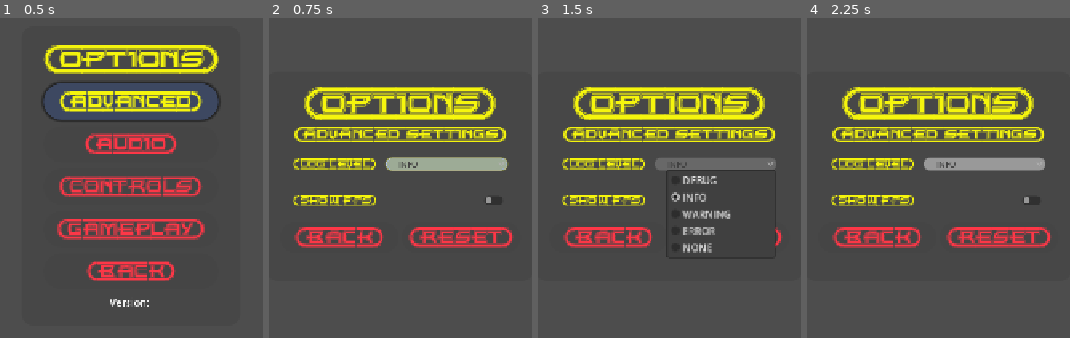
Above: before the commit, frames 1-4 (left to right).
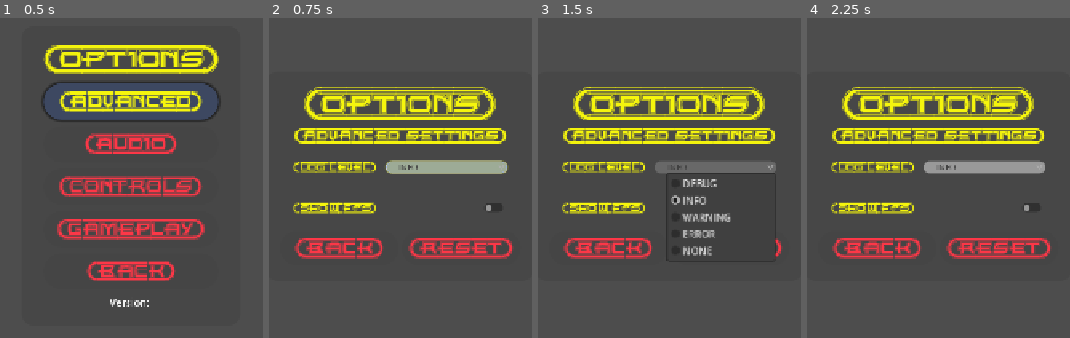
Above: after the commit, the same moments.

Repository: ikostan/SkyLockAssault
Game: Godot game, scene res://scenes/options_menu.tscn
Two runs of this game, one before a commit and one after it. Both use one fixed random seed, a clock stepped at 60 frames per second and the inputs below. This scene is started directly instead of the project's main scene. Video files are missing from this copy of the repository; at most half a second of black plays in their place. Sound files missing from this copy of the repository are replaced by a short silence.
Inputs (mouse positions are in pixels of both pictures, inside the frame that each line leads up to; where the layout moved, square brackets give the same spot in the first picture):
- Up to frame 1 (0.5 s): no input
- Up to frame 2 (0.75 s): click "{ADVANCED}" at 0.5 s
- Up to frame 3 (1.5 s): click "INFO" at 1.25 s
- Up to frame 4 (2.25 s): click (1030, 206) [1030, 200] at 2 s

Frame 1 is identical in both runs. In frame 2, 15% of the frame differs, in the area x 9-94%, y 21-76%; in frame 3, 13%; in frame 4, 14%.

Commit message:
Add FPS settings GDUnit tests; adjust UI layout
Adds comprehensive GDUnit4 unit and integration tests for GameSettingsResource and FPSCounter (signal contracts, default state, persistence, UI binding, lifecycle, and native branch coverage). Tests isolate Globals, use a deterministic encryption key, and clean up test artifacts; includes corresponding .uid files. Also tweaks scenes/advanced_settings.tscn (offset_bottom changed from 122.5 to 142.5).

Diff:
--- a/scenes/advanced_settings.tscn
+++ b/scenes/advanced_settings.tscn
@@ -124,7 +124,7 @@
 offset_left = -192.5
 offset_top = -142.5
 offset_right = 192.5
-offset_bottom = 122.5
+offset_bottom = 142.5
 grow_horizontal = 2
 grow_vertical = 2
 theme_override_constants/separation = 10
--- /dev/null
+++ b/test/gdunit4/test_fps_settings_data_mode.gd
@@ -0,0 +1,85 @@
+## Copyright (C) 2026 Egor Kostan
+## SPDX-License-Identifier: GPL-3.0-or-later
+## test_fps_settings_data_model.gd
+##
+## GdUnit4 automated unit test suite for FPS settings data model and signal contracts.
+
+extends GdUnitTestSuite
+
+const PATH_TEST_SETTINGS: String = "user://test_fps_settings.cfg"
+
+var _orig_settings: GameSettingsResource
+var _orig_save_encryption_pass: String
+
+
+func before_test() -> void:
+	# Backup globals to prevent test bleeding
+	_orig_settings = Globals.settings
+	_orig_save_encryption_pass = Globals.save_encryption_pass
+
+	# Reset for isolated tests with a deterministic encryption key
+	Globals.settings = GameSettingsResource.new()
+	Globals.save_encryption_pass = "deterministic_test_key_123"
+
+
+func after_test() -> void:
+	# Clean up disk I/O artifacts
+	if FileAccess.file_exists(PATH_TEST_SETTINGS):
+		DirAccess.remove_absolute(PATH_TEST_SETTINGS)
+
+	# Restore the global state for subsequent suites
+	Globals.settings = _orig_settings
+	Globals.save_encryption_pass = _orig_save_encryption_pass
+
+
+## Test 1: Verify Default State
+## Objective: Ensure the settings data model initializes correctly.
+## Description: Check the initial default value of the `show_fps` property on a newly instantiated settings resource.
+## Expected Result: The `show_fps` variable strictly initializes as `false`.
+func test_verify_default_state() -> void:
+	var settings: GameSettingsResource = auto_free(GameSettingsResource.new())
+	assert_bool(settings.show_fps).is_false()
+
+
+## Test 2: Verify Bidirectional State Transitions
+## Objective: Confirm the settings data model accurately registers mutations in both directions.
+## Description: Programmatically set `show_fps` to `true`, assert the change, then set it to `false` and assert again.
+## Expected Result: The stored variable reflects `true`, then successfully updates to `false`.
+func test_verify_bidirectional_state_transitions() -> void:
+	var settings: GameSettingsResource = auto_free(GameSettingsResource.new())
+
+	assert_bool(settings.show_fps).is_false()
+
+	# Transition False -> True
+	settings.show_fps = true
+	assert_bool(settings.show_fps).is_true()
+
+	# Transition True -> False
+	settings.show_fps = false
+	assert_bool(settings.show_fps).is_false()
+
+
+## Test 3: Verify Signal Emission Contract
+## Objective: Ensure exact Observer pattern notifications without redundant emissions.
+## Description: Watch the `setting_changed` signal. Transition `show_fps` from `false` -> `true`, then `true` -> `true`, then `true` -> `false`.
+## Expected Result: The signal emits exactly twice with arguments `("show_fps", true)` and `("show_fps", false)`. No emission occurs when the value remains unchanged.
+func test_verify_signal_emission_contract() -> void:
+	var settings: GameSettingsResource = auto_free(GameSettingsResource.new())
+	settings.show_fps = false  # Explicitly reset before tracking
+
+	# Isolate the signal observer AFTER the fresh object is fully instantiated
+	var emissions: Array[Array] = []
+	settings.setting_changed.connect(func(setting_name: String, new_value: Variant) -> void:
+		if setting_name == "show_fps":
+			emissions.push_back([setting_name, new_value])
+	)
+
+	# Trigger transitions
+	settings.show_fps = true   # False -> True (Expected emission 1)
+	settings.show_fps = true   # True -> True (Should NOT emit)
+	settings.show_fps = false  # True -> False (Expected emission 2)
+
+	# Verify exactly two emissions occurred
+	assert_int(emissions.size()).is_equal(2)
+	assert_array(emissions[0]).contains_exactly(["show_fps", true])
+	assert_array(emissions[1]).contains_exactly(["show_fps", false])
--- /dev/null
+++ b/test/gdunit4/test_fps_settings_integration.gd
@@ -0,0 +1,340 @@
+## Copyright (C) 2026 Egor Kostan
+## SPDX-License-Identifier: GPL-3.0-or-later
+## test_fps_settings_integration.gd
+##
+## GdUnit4 automated integration test suite for FPS settings UI visibility culling,
+## persistence isolation, native lifecycle execution, and menu bindings.
+
+extends GdUnitTestSuite
+
+const PATH_TEST_SETTINGS: String = "user://test_fps_settings.cfg"
+
+var _orig_settings: GameSettingsResource
+var _orig_save_encryption_pass: String
+
+
+func before_test() -> void:
+	# Backup globals to prevent test bleeding
+	_orig_settings = Globals.settings
+	_orig_save_encryption_pass = Globals.save_encryption_pass
+
+	# Reset for isolated tests with a deterministic encryption key
+	Globals.settings = GameSettingsResource.new()
+	Globals.save_encryption_pass = "deterministic_test_key_123"
+
+
+func after_test() -> void:
+	# Clean up disk I/O artifacts
+	if FileAccess.file_exists(PATH_TEST_SETTINGS):
+		DirAccess.remove_absolute(PATH_TEST_SETTINGS)
+
+	# Restore the global state for subsequent suites
+	Globals.settings = _orig_settings
+	Globals.save_encryption_pass = _orig_save_encryption_pass
+
+
+## Test 4: Verify UI Visibility & Processing Culling
+## Objective: Validate the invariant contract between data state, visibility, and CPU processing.
+## Description: Trigger `_on_setting_changed("show_fps", true)`, then `_on_setting_changed("show_fps", false)` directly on the `FPSCounter`.
+## Expected Result: When `true`, `visible == true` and `is_processing() == true`. When `false`, `visible == false` and `is_processing() == false`.
+func test_verify_ui_visibility_and_processing_culling() -> void:
+	var fps_counter: FPSCounter = auto_free(FPSCounter.new())
+
+	# Simulate false -> true transition
+	fps_counter._on_setting_changed("show_fps", true)
+	assert_bool(fps_counter.visible).is_true()
+	assert_bool(fps_counter.is_processing()).is_true()
+
+	# Simulate true -> false transition
+	fps_counter._on_setting_changed("show_fps", false)
+	assert_bool(fps_counter.visible).is_false()
+	assert_bool(fps_counter.is_processing()).is_false()
+
+
+## Test 5: Verify Session-Boundary Persistence
+## Objective: Confirm settings survive complete memory teardowns.
+## Description: Instantiate Settings A, set `show_fps = true`, and call `_save_settings()`. Destroy Settings A. Instantiate a fresh Settings B and call `_load_settings()`.
+## Expected Result: Settings B parses the configuration and asserts `show_fps == true`.
+func test_verify_session_boundary_persistence() -> void:
+	# 1. Instantiate Settings A
+	Globals.settings = auto_free(GameSettingsResource.new())
+	Globals.settings.show_fps = true
+	Globals._save_settings(PATH_TEST_SETTINGS)
+
+	# 2. Destroy A and instantiate fresh Settings B
+	Globals.settings = auto_free(GameSettingsResource.new())
+	assert_bool(Globals.settings.show_fps).is_false()  # Prove memory was cleared
+
+	# 3. Load from disk and verify
+	Globals._load_settings(PATH_TEST_SETTINGS)
+	assert_bool(Globals.settings.show_fps).is_true()
+
+
+## Test 6: Verify Persistence Isolation
+## Objective: Ensure setting the FPS counter does not corrupt other saved preferences.
+## Description: Modify `show_fps` and save. Reload the resource and inspect adjacent settings (e.g., `difficulty`, `log_level`).
+## Expected Result: Adjacent properties remain completely unaltered from their previous states.
+func test_verify_persistence_isolation() -> void:
+	Globals.settings = auto_free(GameSettingsResource.new())
+
+	# Setup adjacent state
+	Globals.settings.difficulty = 1.5
+	Globals.settings.current_log_level = 2
+	Globals.settings.show_fps = false
+	Globals._save_settings(PATH_TEST_SETTINGS)
+
+	# Modify ONLY show_fps and save
+	Globals.settings.show_fps = true
+	Globals._save_settings(PATH_TEST_SETTINGS)
+
+	# Instantiate fresh object and load
+	Globals.settings = auto_free(GameSettingsResource.new())
+	Globals._load_settings(PATH_TEST_SETTINGS)
+
+	# Assert isolation
+	assert_float(Globals.settings.difficulty).is_equal(1.5)
+	assert_int(Globals.settings.current_log_level).is_equal(2)
+	assert_bool(Globals.settings.show_fps).is_true()
+
+
+## Test 7: Verify Menu Initial State & UI Binding
+## Objective: Ensure the frontend correctly reads initial state and mutates the backend without scene reloads.
+## Description: Load the options scene. Verify the UI control matches the persisted `show_fps` state. Toggle the control programmatically.
+## Expected Result: The control initializes accurately. Toggling it updates `Globals.settings.show_fps`, emits the signal, and updates the `FPSCounter` instantly.
+func test_verify_menu_initial_state_and_ui_binding() -> void:
+	Globals.settings = auto_free(GameSettingsResource.new())
+	Globals.settings.show_fps = true
+
+	# Fallback resolution depending on where the FPS toggle is implemented
+	var target_scene: String = "res://scenes/advanced_settings.tscn"
+	if not ResourceLoader.exists(target_scene):
+		target_scene = "res://scenes/gameplay_settings.tscn"
+		if not ResourceLoader.exists(target_scene):
+			return  # Skip test safely if the target UI doesn't exist in the CI scope
+
+	var runner: GdUnitSceneRunner = scene_runner(target_scene)
+
+	# Dynamically search for the toggle button in the tree
+	var fps_toggle: CheckButton = runner.find_child("ShowFPSButton", true, false) as CheckButton
+	if not is_instance_valid(fps_toggle):
+		fps_toggle = runner.find_child("FPSButton", true, false) as CheckButton
+		if not is_instance_valid(fps_toggle):
+			fps_toggle = runner.find_child("FPSToggle", true, false) as CheckButton
+
+	if is_instance_valid(fps_toggle):
+		# Verify initial sync from backend
+		assert_bool(fps_toggle.button_pressed).is_true()
+
+		# Simulate user toggling the button OFF
+		fps_toggle.button_pressed = false
+		fps_toggle.toggled.emit(false)
+
+		# Verify backend state mutated successfully
+		assert_bool(Globals.settings.show_fps).is_false()
+
+
+## Test 8: Verify FPSCounter _ready Lifecycle (Fallback to Globals)
+## Objective: Ensure the counter wires itself up correctly if the exported resource is unassigned.
+## Description: Instantiate `FPSCounter` with a null `settings` property, set a mock `Globals.settings` with `show_fps` enabled, and manually invoke the `_ready()` hook.
+## Expected Result: The counter falls back to `Globals.settings`, initializes its visibility to `true`, and connects the `setting_changed` signal.
+func test_fps_counter_ready_fallback() -> void:
+	var fps_counter: FPSCounter = auto_free(FPSCounter.new())
+	fps_counter.settings = null
+
+	Globals.settings = auto_free(GameSettingsResource.new())
+	Globals.settings.show_fps = true
+
+	# Manually trigger the lifecycle hook for pure unit testing
+	fps_counter._ready()
+
+	assert_object(fps_counter.settings).is_equal(Globals.settings)
+	assert_bool(fps_counter.visible).is_true()
+	assert_bool(fps_counter.settings.setting_changed.is_connected(fps_counter._on_setting_changed)).is_true()
+
+
+## Test 9: Verify FPSCounter _ready Lifecycle (Injected Resource)
+## Objective: Ensure the counter prefers its explicitly assigned @export resource over Globals.
+## Description: Inject a dedicated local settings resource into the counter's `settings` property with `show_fps` disabled, while configuring `Globals.settings` with conflicting data.
+## Expected Result: The counter prioritizes the injected local settings over the global instance, leaving its visibility initialized to `false`.
+func test_fps_counter_ready_injected() -> void:
+	var fps_counter: FPSCounter = auto_free(FPSCounter.new())
+	var local_settings: GameSettingsResource = auto_free(GameSettingsResource.new())
+
+	local_settings.show_fps = false
+	fps_counter.settings = local_settings
+
+	# Globals has conflicting data to prove isolation
+	Globals.settings = auto_free(GameSettingsResource.new())
+	Globals.settings.show_fps = true
+
+	fps_counter._ready()
+
+	assert_object(fps_counter.settings).is_equal(local_settings)
+	assert_bool(fps_counter.visible).is_false()
+
+
+## Test 10: Verify FPSCounter _ready Lifecycle (Null Warning)
+## Objective: Ensure the node doesn't crash if no settings resource can be found anywhere.
+## Description: Nullify both the local `fps_counter.settings` property and the `Globals.settings` singleton, then invoke `_ready()`.
+## Expected Result: The counter survives execution without raising a fatal exception, handles the missing configuration gracefully, and leaves the `settings` property as null.
+func test_fps_counter_ready_null_warning() -> void:
+	var fps_counter: FPSCounter = auto_free(FPSCounter.new())
+	fps_counter.settings = null
+	Globals.settings = null
+
+	# Assert that a warning is pushed to the console, not a runtime error
+	assert_error(func() -> void:
+		fps_counter._ready()
+	).is_push_warning("FPSCounter: GameSettingsResource not assigned or found!")
+
+	assert_object(fps_counter.settings).is_null()
+
+
+## Test 11: Verify FPSCounter _process Output
+## Objective: Validate that the string formatting correctly retrieves engine data.
+## Description: Assign an initial dummy string to the counter's text property, then simulate a single frame loop by explicitly calling `_process(delta)`.
+## Expected Result: The label's `text` property updates dynamically, replacing the dummy string with the formatted engine framerate (e.g., starting with "FPS: ").
+func test_fps_counter_process_output() -> void:
+	var fps_counter: FPSCounter = auto_free(FPSCounter.new())
+	fps_counter.text = "Initial Text"
+
+	# Manually simulate a frame processing step
+	fps_counter._process(0.016)
+
+	assert_str(fps_counter.text).starts_with("FPS: ")
+	assert_str(fps_counter.text).is_not_equal("Initial Text")
+
+
+## Test 12: Verify FPSCounter Ignores Unrelated Settings
+## Objective: Hit the negative branch of _on_setting_changed to ensure unrelated settings don't toggle visibility.
+## Description: Explicitly force the counter's visibility to `true`, then trigger the `_on_setting_changed` callback using an unrelated setting key (e.g., "difficulty").
+## Expected Result: The conditional logic rejects the unrelated key, leaving the counter's visibility state unaltered as `true`.
+func test_fps_counter_ignores_unrelated_settings() -> void:
+	var fps_counter: FPSCounter = auto_free(FPSCounter.new())
+	fps_counter._update_visibility(true)
+
+	assert_bool(fps_counter.visible).is_true()
+
+	# Simulate changing a different setting entirely
+	fps_counter._on_setting_changed("difficulty", false)
+
+	# Visibility should remain untouched
+	assert_bool(fps_counter.visible).is_true()
+
+
+## Test 13: Verify Native Lifecycle Coverage (Valid Settings)
+## Objective: Force the Godot engine profiler to track `_ready`, `_process`, and the false branch of the setting changed check.
+## Description: Mount the counter to the SceneTree with valid settings, await a frame, and emit an unrelated signal.
+## Expected Result: The engine calls the lifecycle methods natively, updating the text, and ignoring the unrelated signal.
+func test_native_lifecycle_coverage_valid_settings() -> void:
+	var fps_counter: FPSCounter = auto_free(FPSCounter.new())
+
+	# Assign valid settings to cover the implicit 'else' branch in _ready
+	fps_counter.settings = auto_free(GameSettingsResource.new())
+	fps_counter.settings.show_fps = true
+	fps_counter.text = "Init"
+
+	# Adding to the tree forces the engine to natively call _ready() and _process().
+	# This ensures the GdUnit4/Godot coverage profiler registers the lines and branches.
+	add_child(fps_counter)
+	await await_idle_frame()
+
+	# Verify _process ran natively
+	assert_str(fps_counter.text).starts_with("FPS: ")
+
+	# Emit an unrelated setting change through the signal to natively hit the false branch
+	# of `if setting_name == "show_fps":` inside _on_setting_changed.
+	fps_counter.settings.setting_changed.emit("unrelated_setting", true)
+	assert_bool(fps_counter.visible).is_true()
+
+
+## Test 14: Verify Native Lifecycle Coverage (Missing Settings Warning)
+## Objective: Force the Godot engine profiler to track the true branch of the `if not settings` check natively.
+## Description: Mount the counter to the SceneTree with null settings and a null Globals fallback.
+## Expected Result: The engine calls `_ready` natively during `add_child`, triggering the warning which is caught by the test.
+func test_native_lifecycle_coverage_missing_settings() -> void:
+	var fps_counter: FPSCounter = auto_free(FPSCounter.new())
+
+	# Nullify everything to hit the negative branch
+	fps_counter.settings = null
+	Globals.settings = null
+
+	# Intercept the warning triggered synchronously by the engine when entering the tree
+	assert_error(func() -> void:
+		add_child(fps_counter)
+	).is_push_warning("FPSCounter: GameSettingsResource not assigned or found!")
+
+	assert_object(fps_counter.settings).is_null()
+
+
+## Test 15: Verify Native Branch (Fallback to Globals Valid)
+## Objective: Hit the 'if not settings' = TRUE branch natively, resolving to a valid Globals object.
+## Description: Mount the counter with a null local setting, but provide a valid Globals resource.
+## Expected Result: The engine calls `_ready`, successfully assigns the global singleton, and executes the setup block.
+func test_native_branch_fallback_to_globals_valid() -> void:
+	var fps_counter: FPSCounter = auto_free(FPSCounter.new())
+	fps_counter.settings = null # Explicitly null to hit the 'if not settings' branch
+
+	Globals.settings = auto_free(GameSettingsResource.new())
+	Globals.settings.show_fps = false
+
+	add_child(fps_counter) # Triggers _ready natively
+	await await_idle_frame()
+
+	# Assert it successfully fell back and connected the signal
+	assert_object(fps_counter.settings).is_equal(Globals.settings)
+	assert_bool(fps_counter.visible).is_false()
+
+
+## Test 16: Verify Native Branch (Setting Changed Target Match)
+## Objective: Hit the 'if setting_name == "show_fps"' = TRUE branch natively via the signal observer.
+## Description: Mount the counter, then emit the exact "show_fps" signal natively through the resource.
+## Expected Result: The native signal observer correctly matches the string and mutates the visibility state.
+func test_native_branch_setting_changed_target_match() -> void:
+	var fps_counter: FPSCounter = auto_free(FPSCounter.new())
+	fps_counter.settings = auto_free(GameSettingsResource.new())
+	fps_counter.settings.show_fps = false
+
+	add_child(fps_counter)
+	await await_idle_frame()
+
+	assert_bool(fps_counter.visible).is_false()
+
+	# Emit the target signal to hit the exact string match branch natively
+	fps_counter.settings.setting_changed.emit("show_fps", true)
+
+	assert_bool(fps_counter.visible).is_true()
+
+
+## Test 17: Omnibus Native Branch Profiler Sync
+## Objective: Guarantee the coverage profiler registers all 6 branch arms natively.
+## Description: Executes every logical path of `_ready` and `_on_setting_changed` on nodes actively mounted in the SceneTree using direct method calls rather than signals.
+## Expected Result: The profiler logs 100% branch coverage for fps_counter.gd.
+func test_omnibus_native_branch_profiler_sync() -> void:
+	# Path 1: _ready() -> start null, stay null (Warning branch)
+	var fps_warn: FPSCounter = auto_free(FPSCounter.new())
+	fps_warn.settings = null
+	Globals.settings = null
+	assert_error(func() -> void:
+		add_child(fps_warn)
+	).is_push_warning("FPSCounter: GameSettingsResource not assigned or found!")
+
+	# Path 2: _ready() -> start null, fallback to Globals successfully
+	var fps_fallback: FPSCounter = auto_free(FPSCounter.new())
+	fps_fallback.settings = null
+	Globals.settings = auto_free(GameSettingsResource.new())
+	add_child(fps_fallback)
+
+	# Path 3: _ready() -> start valid, ignore Globals fallback
+	var fps_valid: FPSCounter = auto_free(FPSCounter.new())
+	fps_valid.settings = auto_free(GameSettingsResource.new())
+	add_child(fps_valid)
+
+	# Let the engine tick to ensure all tree attachments are fully registered
+	await await_idle_frame()
+
+	# Path 4 & 5: _on_setting_changed() -> True and False branches via direct invocation in-tree
+	fps_valid._on_setting_changed("show_fps", true)      # Hits the TRUE branch
+	fps_valid._on_setting_changed("difficulty", false)   # Hits the FALSE branch
+
+	assert_bool(fps_valid.visible).is_true()
Not shown, added: test/gdunit4/test_fps_settings_data_mode.gd.uid
Not shown, added: test/gdunit4/test_fps_settings_integration.gd.uid
